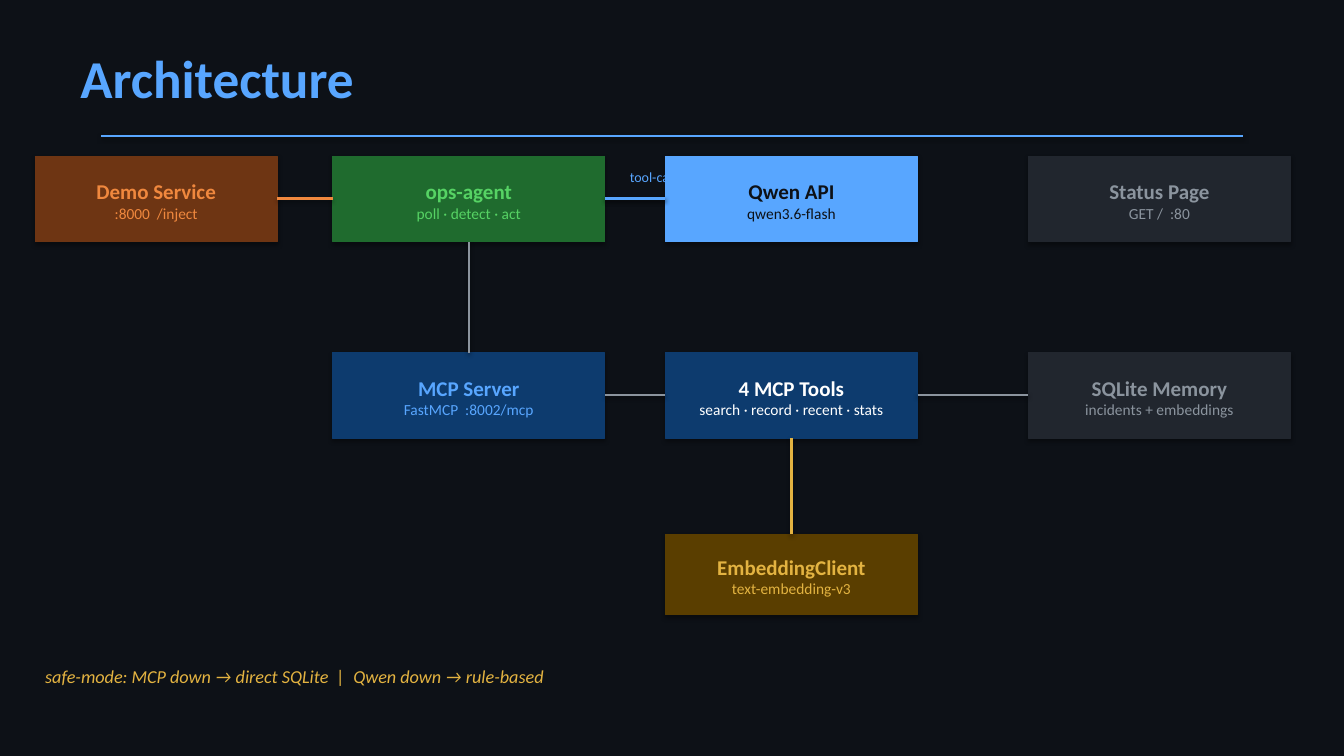
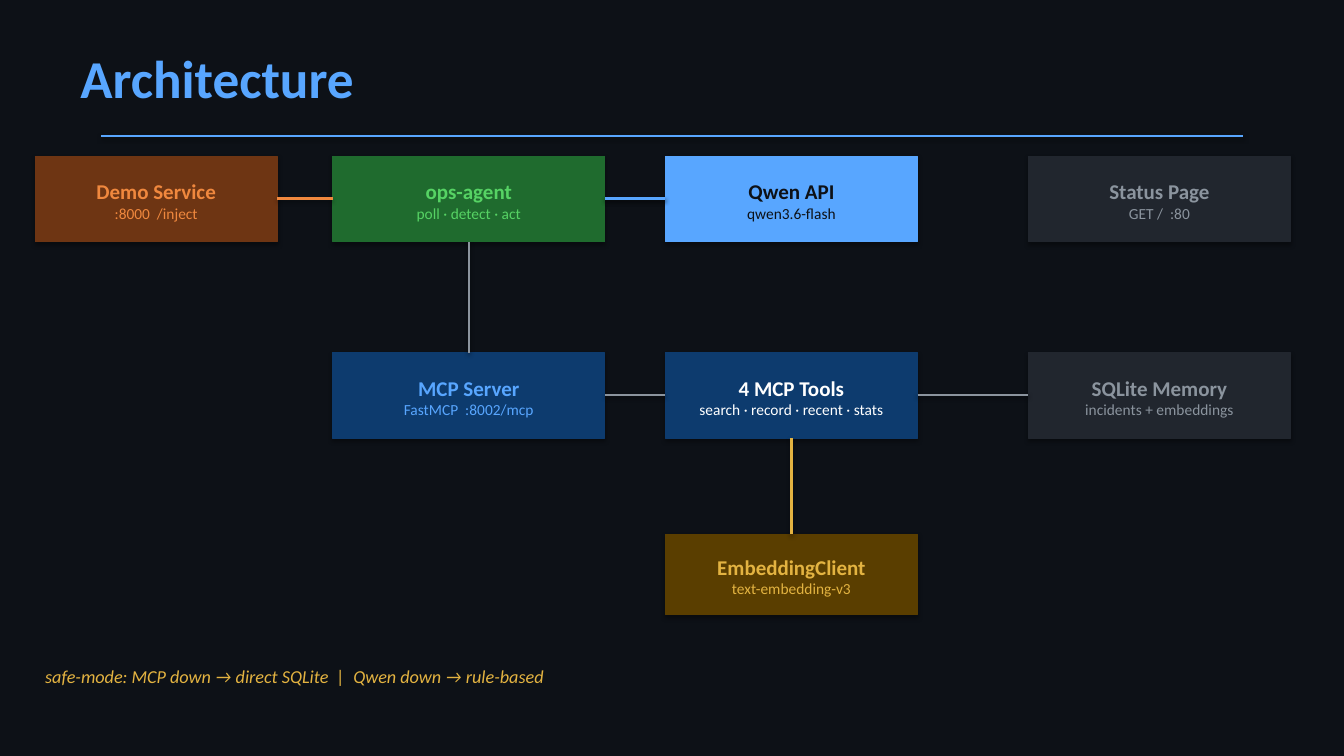
Before and after one commit to sany1810-dotcom/ops-sentinel, a slide deck: slide 4 of docs/Ops-Sentinel.pptx. Drawn at 1344x756 pixels with LibreOffice and Linux fonts; fonts in the diff are those of the drawing. Boxes give left, top, right and bottom in pixels: in the first picture for what was removed or moved away, otherwise in the second. Text is boxed around its words. In the diff, an @@ line names an element or a change of style, - is before the commit and + after.

```diff
--- a/docs/Ops-Sentinel.pptx
+++ b/docs/Ops-Sentinel.pptx
@@ text removed at [630, 170, 681, 186] @@
-tool-calls
```
Also in this commit, not shown: 1 other slide changed, 1 other file.
